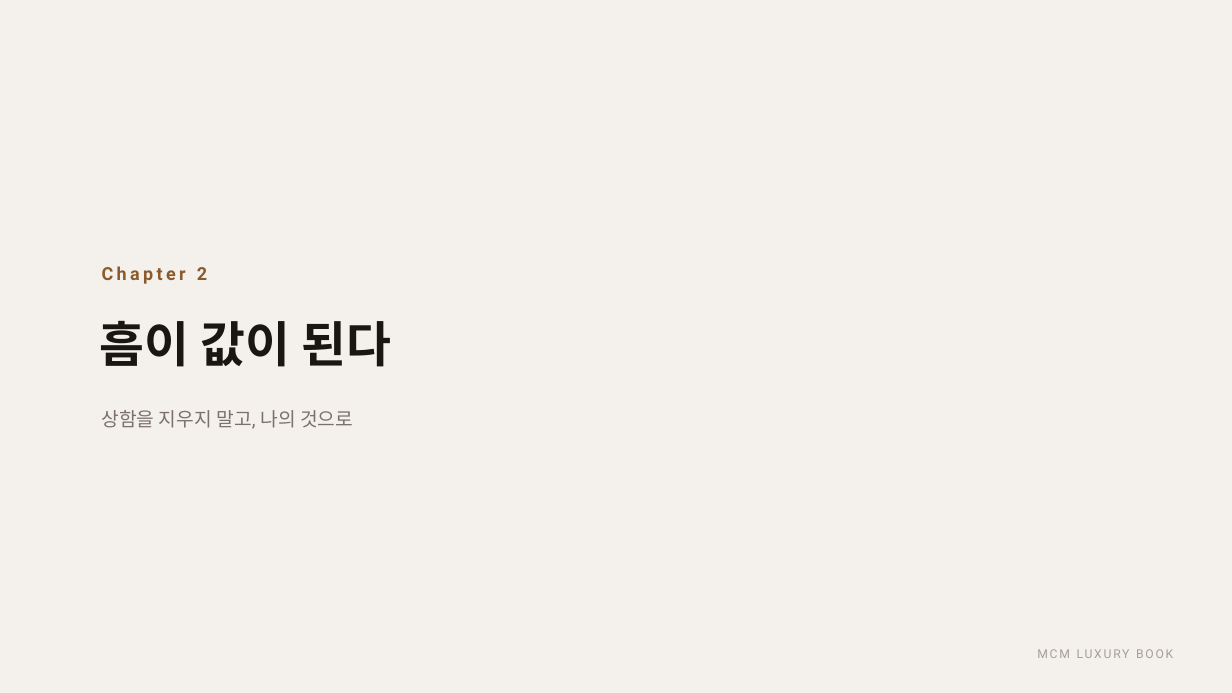
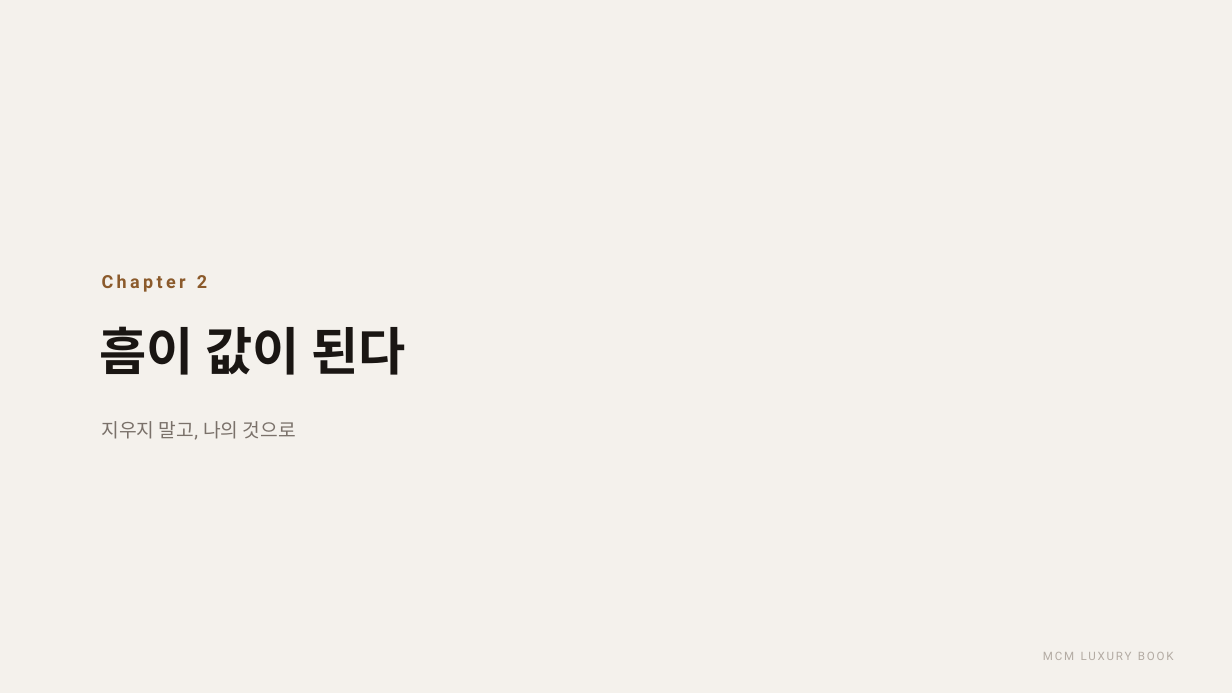
Before and after one commit to elominatedCloud/likeGonzi, a slide deck: slide 11 of docs/ir/MCM_Luxury_Book_IR.pptx (slide 6 before the commit). Drawn at 1232x693 pixels with LibreOffice and Linux fonts; fonts in the diff are those of the drawing. Boxes give left, top, right and bottom in pixels: in the first picture for what was removed or moved away, otherwise in the second. Text is boxed around its words. In the diff, an @@ line names an element or a change of style, - is before the commit and + after.

```diff
--- a/docs/ir/MCM_Luxury_Book_IR.pptx
+++ b/docs/ir/MCM_Luxury_Book_IR.pptx
@@ text "Chapter 2": place and size @@
-text "Chapter 2" at [102, 266, 207, 284]
+text "Chapter 2" at [102, 274, 207, 292]
@@ text "흠이 값이 된다" at [100, 326, 406, 375]: size 38 to 40 pt @@
@@ text at [102, 421, 296, 440]: text changed @@
-상함을 지우지 말고, 나의 것으로
+지우지 말고, 나의 것으로
@@ text "MCM LUXURY BOOK" at [1043, 652, 1174, 660]: size 9.5 to 9 pt, text colour #A79E96 to #B3ABA3 @@
```
Also in this commit, not shown: 20 other slides changed, 11 slides added, 1 slide removed, 3 other files.
